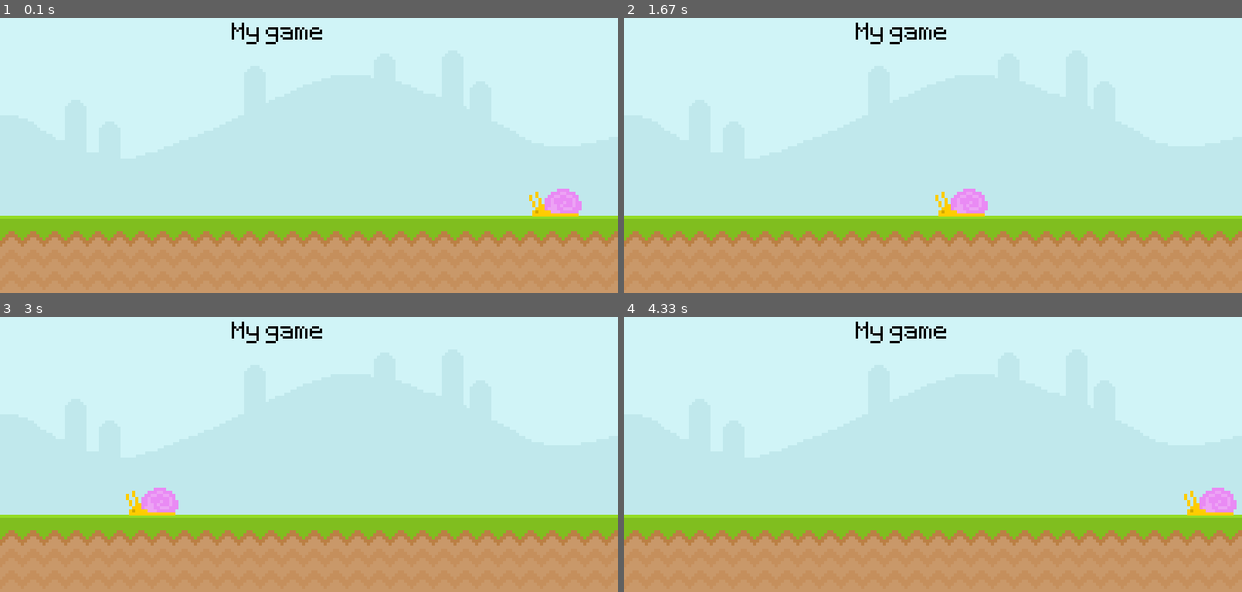
Above: before the commit, frames 1-4 (two rows, left to right).
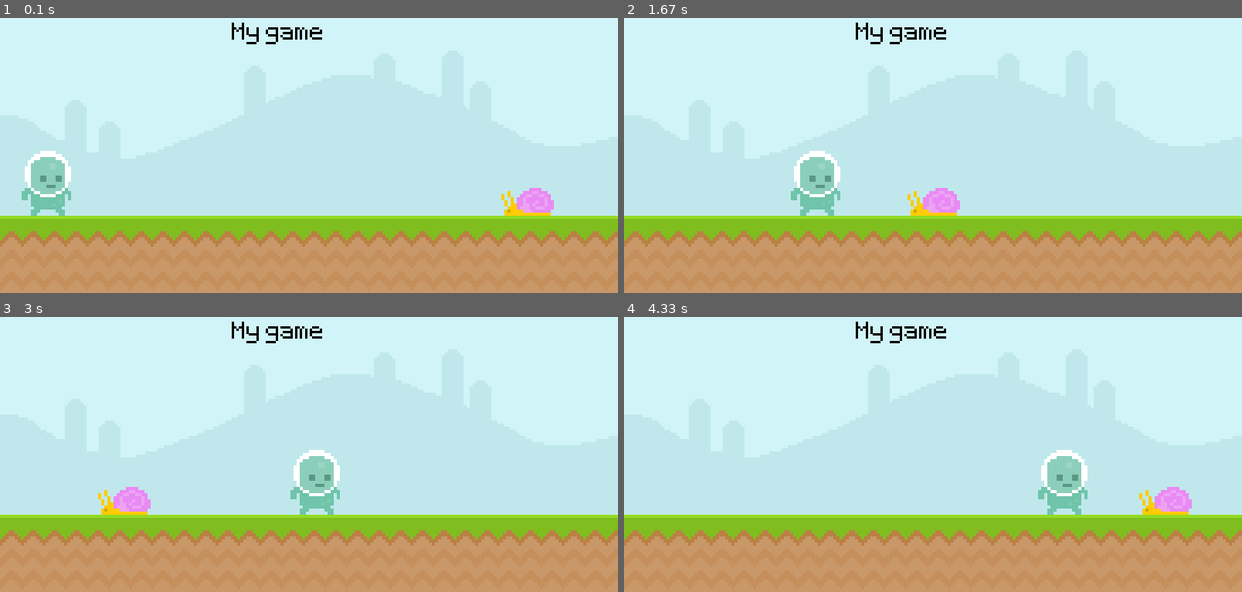
Above: after the commit, the same moments.

Repository: coding-zero-1/Basic-pygame-project
Game: pygame game, started from main.py
The game is run twice, just before and just after one commit, with the same random seed, the same clock (stepped at 60 frames per second) and the same inputs.
Inputs:
- Up to frame 1 (0.1 s): no input
- Up to frame 2 (1.67 s): no input
- Up to frame 3 (3 s): no input
- Up to frame 4 (4.33 s): no input

The runs differ from the first frame. In frame 1, 2.4% of the frame differs, in the area x 3-95%, y 48-73%; in frame 2, 2.4%; in frame 3, 2.4%; in frame 4, 2.6%, in the area x 67-100%, y 48-73%.

Commit message:
added rectangle to player and snail

Diff:
--- a/main.py
+++ b/main.py
@@ -6,12 +6,15 @@
 pygame.display.set_caption('Mario clone')
 clock = pygame.time.Clock()
 
-sky_surface = pygame.image.load('Basic-pygame-project/graphics/Sky.png')
-ground_surface=pygame.image.load('Basic-pygame-project/graphics/ground.png')
+sky_surface = pygame.image.load('Basic-pygame-project/graphics/Sky.png').convert()
+ground_surface=pygame.image.load('Basic-pygame-project/graphics/ground.png').convert()
 test_font = pygame.font.Font('Basic-pygame-project/font/Pixeltype.ttf',50)
 test_surface = test_font.render('My game',False,'Black')
-snail_surface = pygame.image.load('Basic-pygame-project/graphics/snail/snail1.png')
-snail_position=700
+snail_surface = pygame.image.load('Basic-pygame-project/graphics/snail/snail1.png').convert_alpha()
+snail_rectange=snail_surface.get_rect(midbottom=(700,300))
+# snail_position=700
+player_surface = pygame.image.load('Basic-pygame-project/graphics/Player/player_walk_1.png').convert_alpha()
+player_rectangle = player_surface.get_rect(midbottom=(50,300))
 
 while True:
     #we draw all our elements here
@@ -23,9 +26,16 @@
     screen.blit(sky_surface,(0,0))
     screen.blit(ground_surface,(0,300))
     screen.blit(test_surface,(300,50))
-    screen.blit(snail_surface,(snail_position,265))
+    screen.blit(snail_surface,snail_rectange)
+    snail_rectange.left-=3
+    if snail_rectange.left<0:
+        snail_rectange.right=850
+    '''
     snail_position-=3
     if snail_position<0:
-        snail_position=800
+        snail_position=800'''
+    screen.blit(player_surface,player_rectangle)
+    player_rectangle.left+=2
+
     pygame.display.update()
     clock.tick(60)
